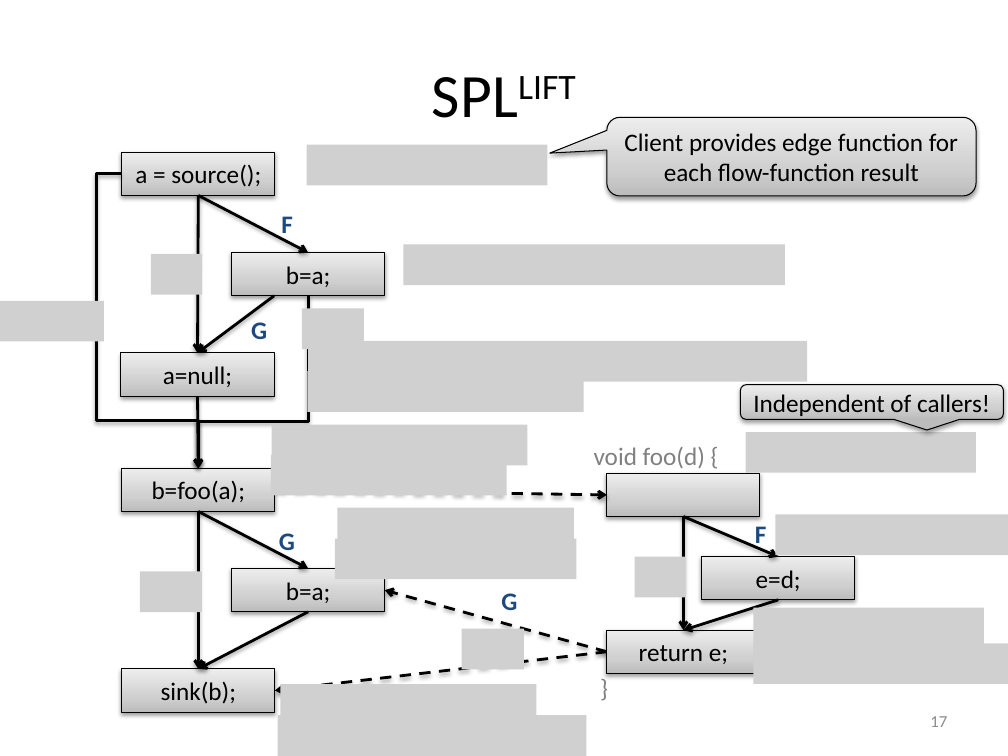
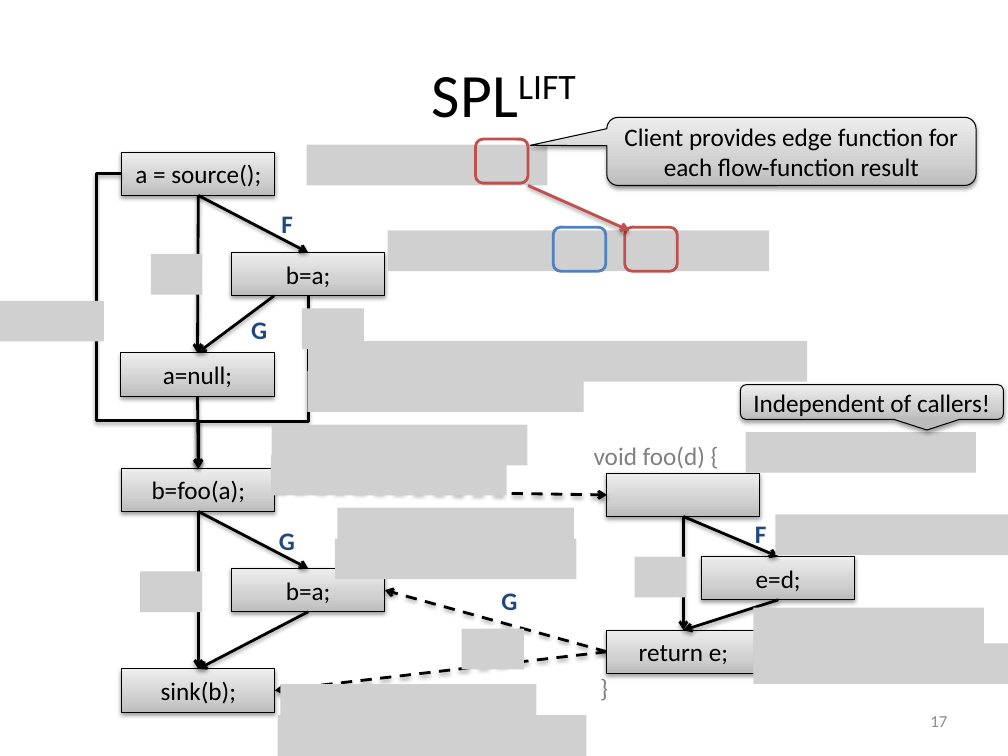
Before and after one commit to stg-tud/apsa, a slide deck: slide 17 of 2016/lecture/APSA-09-CFLRP-IDE.pptx. Drawn at 1008x756 pixels with LibreOffice and Linux fonts; fonts in the diff are those of the drawing; grey boxes stand for pictures. Boxes give left, top, right and bottom in pixels: in the first picture for what was removed or moved away, otherwise in the second. Text is boxed around its words. In the diff, an @@ line names an element or a change of style, - is before the commit and + after.

```diff
--- a/2016/lecture/APSA-09-CFLRP-IDE.pptx
+++ b/2016/lecture/APSA-09-CFLRP-IDE.pptx
@@ rounded speech box "Client provides edge function for ...": place and size @@
-rounded speech box "Client provides edge function for ..." at (607,117,976,196)
+rounded speech box "Client provides edge function for ..." at (607,117,976,185)
@@ rounded speech box "Client provides edge function for ..." at (607,117,976,185): proportions changed @@
@@ rounded rectangle added at (476,139,528,183), outline #C0504D 2 pt @@
@@ arrow added from (528, 185) to (629, 231), #C0504D 2 pt @@
@@ picture: place and size @@
-picture at (403,244,784,284)
+picture at (388,231,769,271)
@@ rounded rectangle added at (553,227,606,271), outline #4F81BD 2 pt @@
@@ rounded rectangle added at (625,227,677,271), outline #C0504D 2 pt @@
```
Also in this commit, not shown: 6 other slides changed, 3 slides added, 1 other file.
